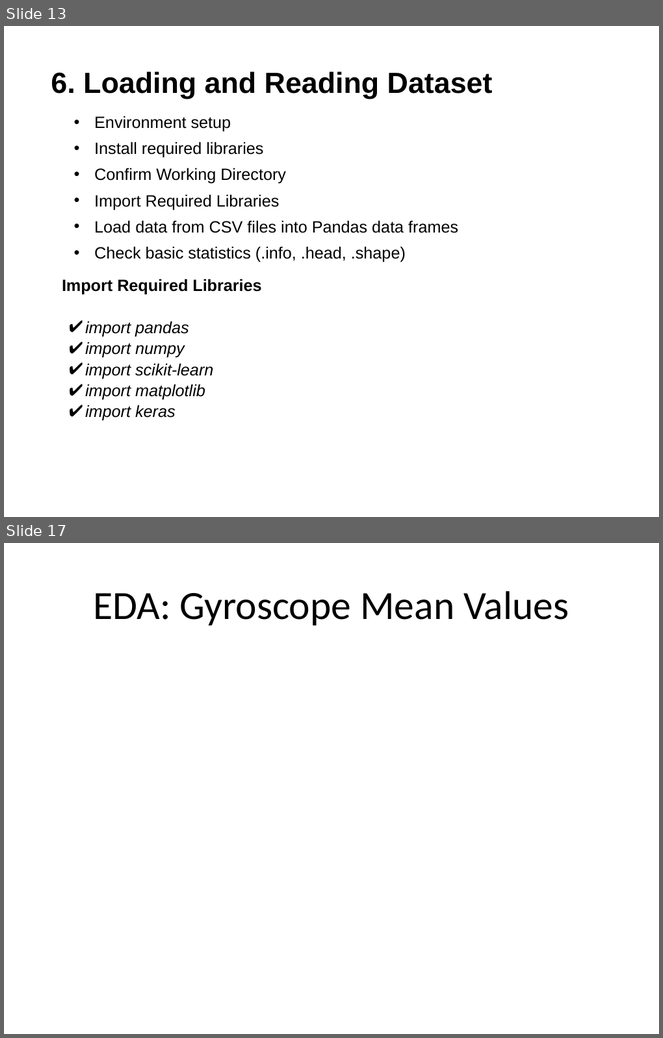
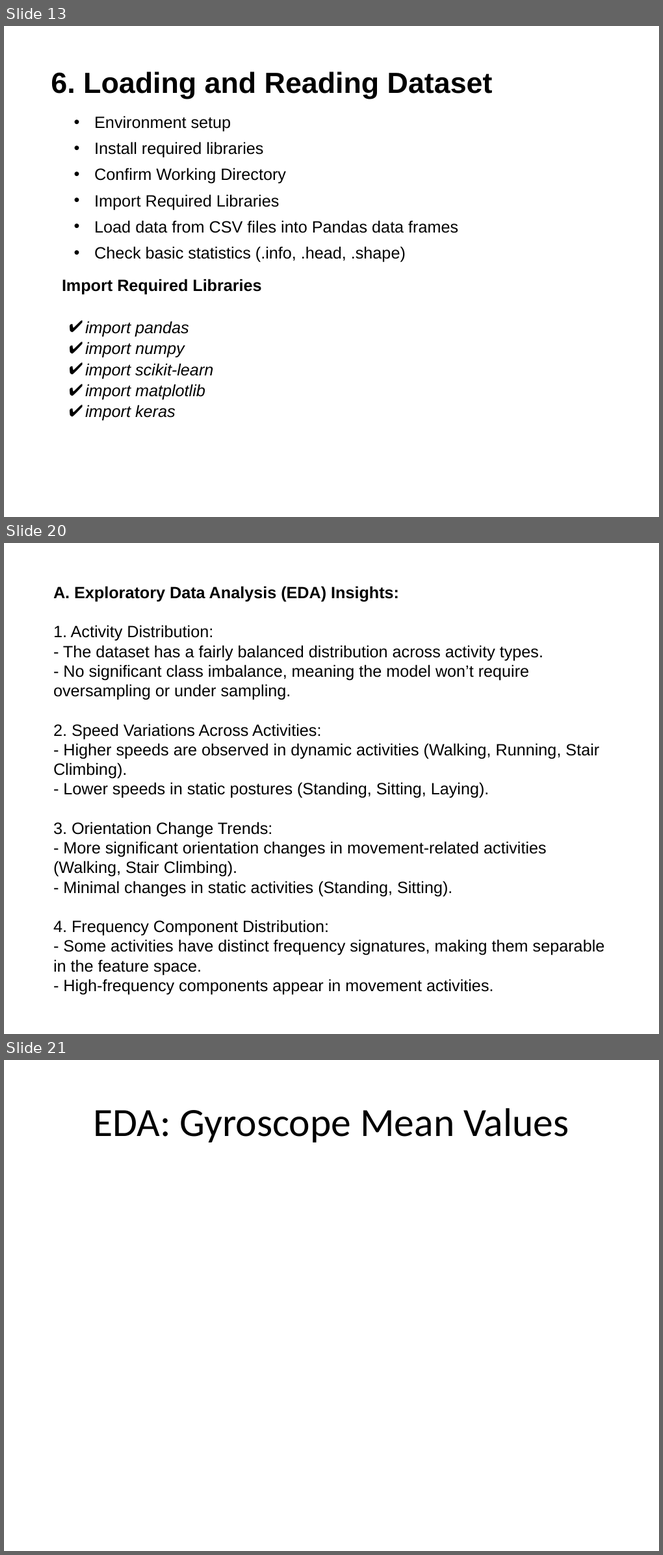
Before and after one commit to 2023aiml073/-Human-Activity-Recognition-for-Health-Monitoring-Using-Wearable-Devices, a slide deck: Document/Cohort11_Group6_CapstoneProject_Presentation.pptx. Shown one above the other, each under a label of ours: slides 13 and 17 before the commit, slides 13, 20 and 21 after it; the slides between them are not shown. The pictures are 663x1038 and 663x1555 pixels, drawn with LibreOffice and Linux fonts; fonts in the diff are those of the drawing. Boxes give left, top, right and bottom in pixels: in the first picture for what was removed or moved away, otherwise in the second. Text is boxed around its words. In the diff, an @@ line names an element or a change of style, - is before the commit and + after.

```diff
--- a/Document/Cohort11_Group6_CapstoneProject_Presentation.pptx
+++ b/Document/Cohort11_Group6_CapstoneProject_Presentation.pptx
@@ slide 20 added at <box>4,543,659,1034</box>, background #FFFFFF @@
@@ text added at <box>53,586,605,995</box>, 18 pt, text #000000 @@
+A. Exploratory Data Analysis (EDA) Insights:
+1. Activity Distribution:
+- The dataset has a fairly balanced distribution across activity types.
+- No significant class imbalance, meaning the model won’t require oversampling or under sampling.
+2. Speed Variations Across Activities:
+- Higher speeds are observed in dynamic activities (Walking, Running, Stair Climbing).
+- Lower speeds in static postures (Standing, Sitting, Laying).
+3. Orientation Change Trends:
+- More significant orientation changes in movement-related activities (Walking, Stair Climbing).
+- Minimal changes in static activities (Standing, Sitting).
+4. Frequency Component Distribution:
+- Some activities have distinct frequency signatures, making them separable in the feature space.
+- High-frequency components appear in movement activities.
@@ what was slide 17 is now slide 21 @@
```
Also in this commit, not shown: 3 slides changed, 4 other slides added, 1 slide removed, 1 other file.
